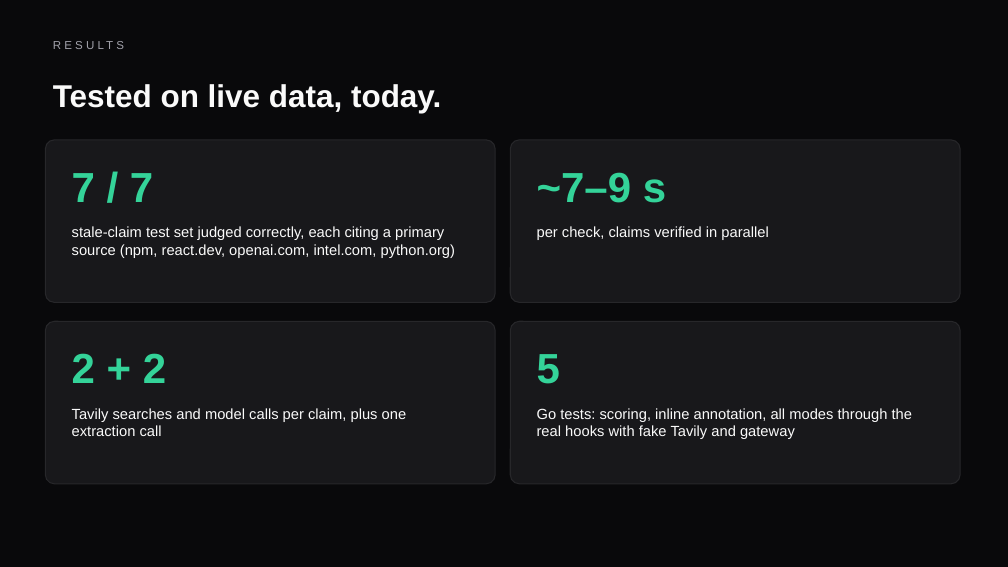
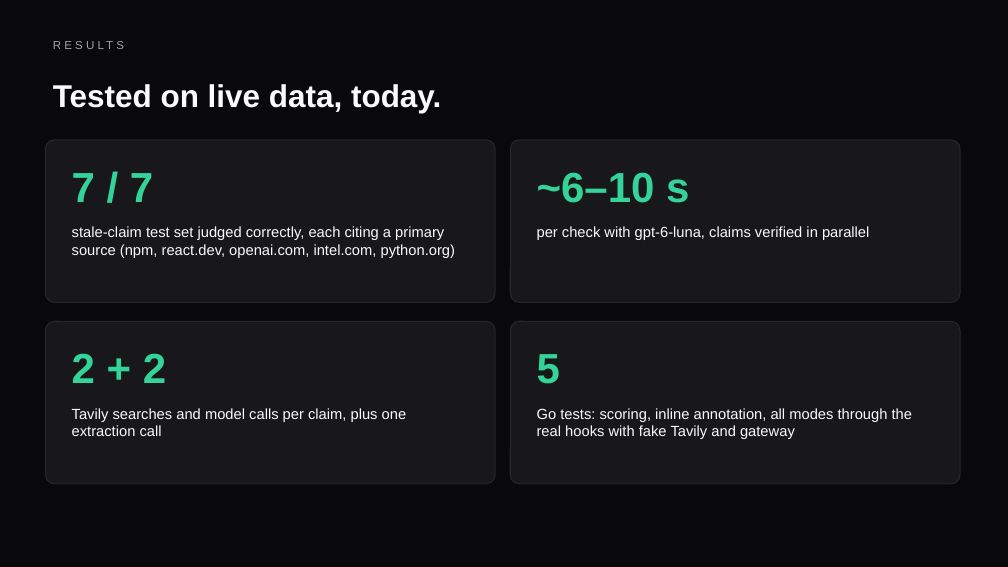
Before and after one commit to Chinteyley/heimdall, a slide deck: slide 8 of docs/heimdall.pptx. Drawn at 1008x567 pixels with LibreOffice and Linux fonts; fonts in the diff are those of the drawing. Boxes give left, top, right and bottom in pixels: in the first picture for what was removed or moved away, otherwise in the second. Text is boxed around its words. In the diff, an @@ line names an element or a change of style, - is before the commit and + after.

Commit message:
check claims with gpt-6-luna at low reasoning effort, 8x cheaper than gpt-5.4-mini at the same accuracy (#1)

```diff
--- a/docs/heimdall.pptx
+++ b/docs/heimdall.pptx
@@ text at [537, 172, 689, 203]: text changed @@
-~7–9 s
+~6–10 s
@@ text at [537, 226, 869, 240]: text changed @@
-per check, claims verified in parallel
+per check with gpt-6-luna, claims verified in parallel
```
Also in this commit, not shown: 4 other files.
